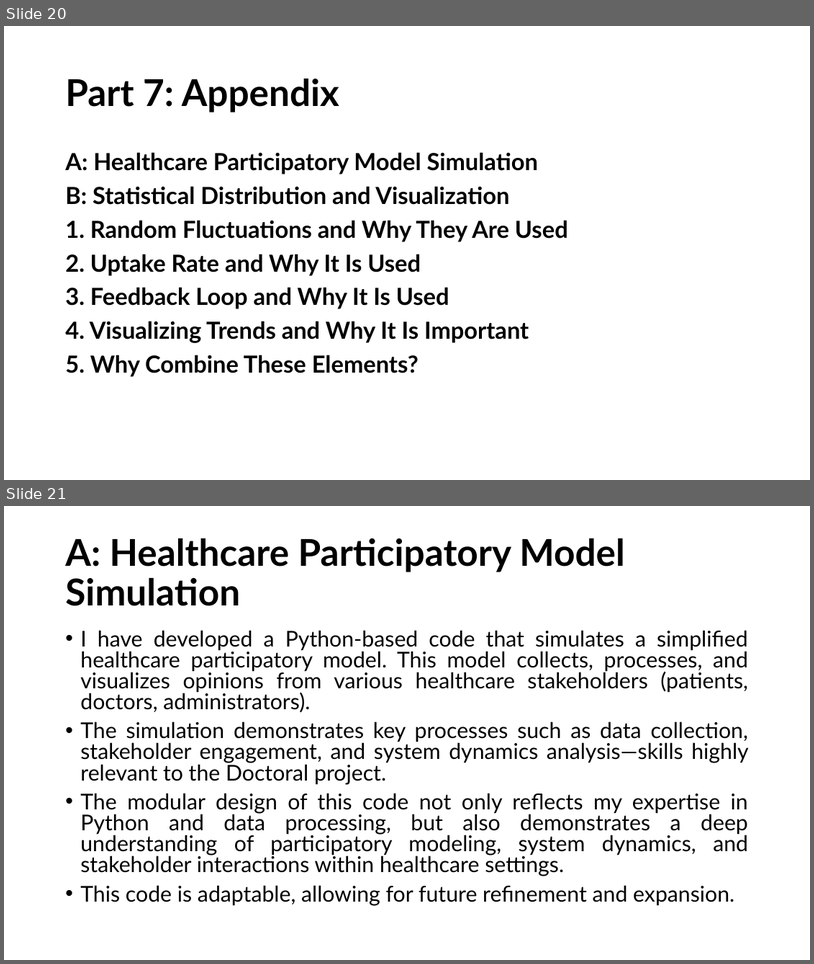
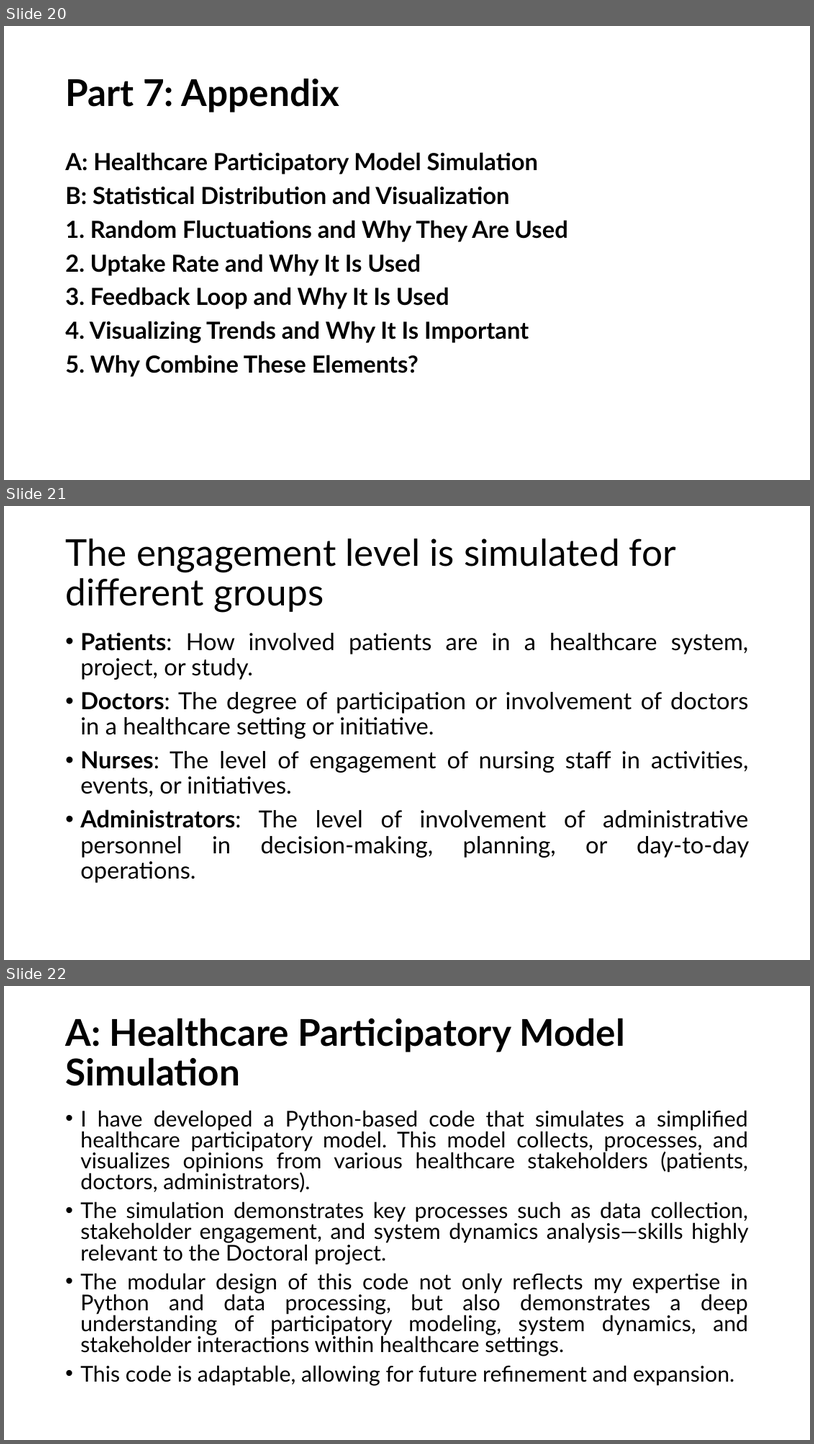
Before and after one commit to HeiderJeffer/Modeling-for-Societal-Complexity-in-Healthcare, a slide deck: Background and motivation.pptx. Shown one above the other, each under a label of ours: slides 20 and 21 before the commit, slides 20, 21 and 22 after it. The pictures are 814x964 and 814x1444 pixels, drawn with LibreOffice and Linux fonts; fonts in the diff are those of the drawing. Boxes give left, top, right and bottom in pixels: in the first picture for what was removed or moved away, otherwise in the second. Text is boxed around its words. In the diff, an @@ line names an element or a change of style, - is before the commit and + after.

```diff
--- a/Background and motivation.pptx
+++ b/Background and motivation.pptx
@@ slide 21 added at [4,506,810,960], background #FFFFFF @@
@@ title added at [65,538,676,613], 44 pt, text #000000 @@
+The engagement level is simulated for different groups
@@ text added at [80,632,749,883], 28 pt, text #000000 @@
+• Patients: How involved patients are in a healthcare system, project, or study.
+• Doctors: The degree of participation or involvement of doctors in a healthcare setting or initiative.
+• Nurses: The level of engagement of nursing staff in activities, events, or initiatives.
+• Administrators: The level of involvement of administrative personnel in decision-making, planning, or day-to-day operations.
@@ what was slide 21 is now slide 22 @@
```
Also in this commit, not shown: 2 slides changed, 22 other slides added, 1 other file.
